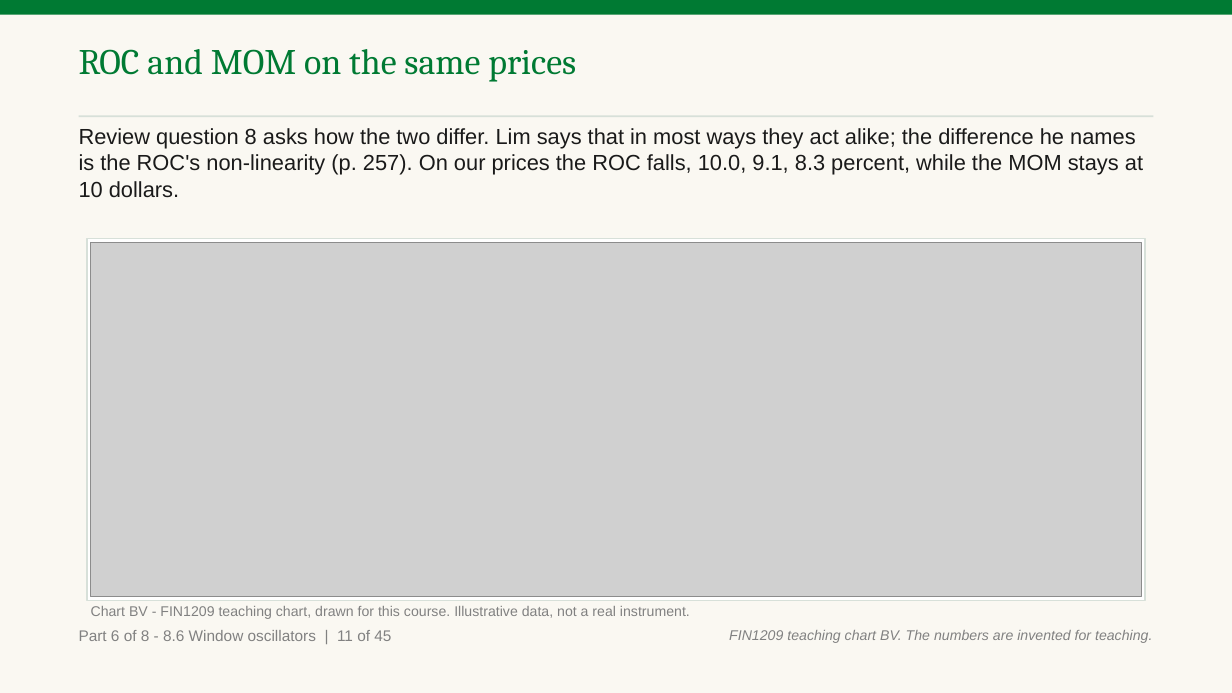
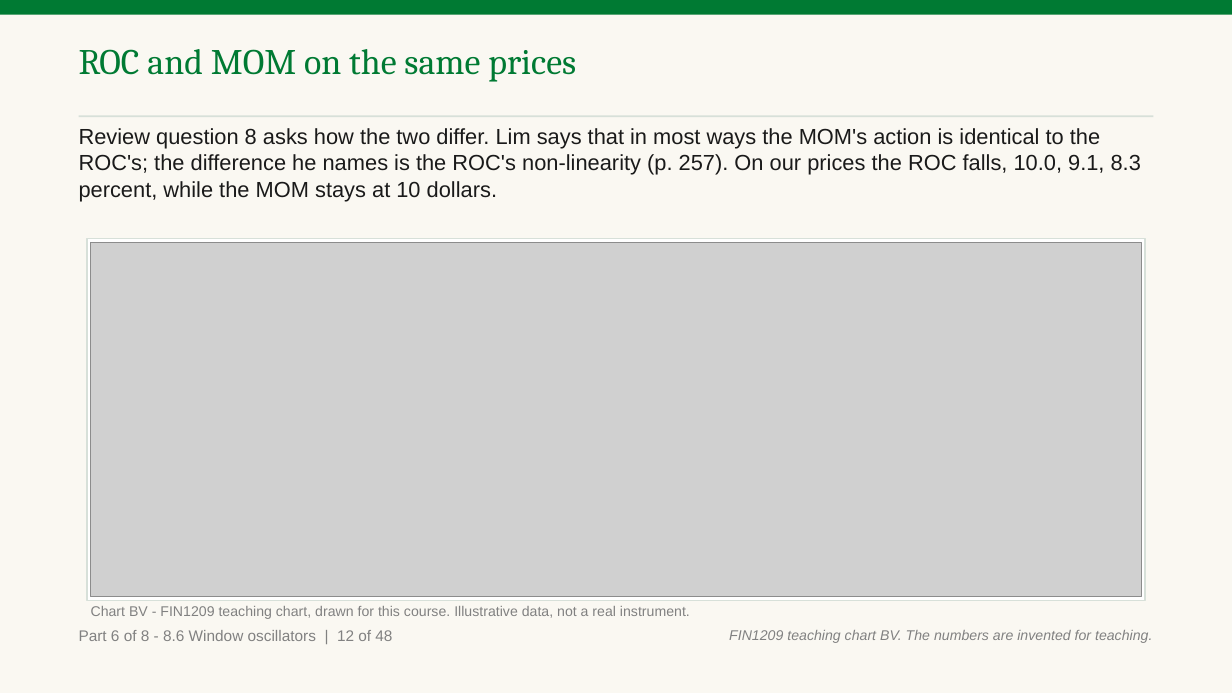
Before and after one commit to benjiesotelo-sudo/Telos_FIN1209, a slide deck: slide 197 of chapter-08/FIN1209-Chapter-08.pptx (slide 195 before the commit). Drawn at 1232x693 pixels with LibreOffice and Linux fonts; fonts in the diff are those of the drawing; grey boxes stand for pictures. Boxes give left, top, right and bottom in pixels: in the first picture for what was removed or moved away, otherwise in the second. Text is boxed around its words. In the diff, an @@ line names an element or a change of style, - is before the commit and + after.

```diff
--- a/chapter-08/FIN1209-Chapter-08.pptx
+++ b/chapter-08/FIN1209-Chapter-08.pptx
@@ text at bbox=[79, 128, 1141, 201]: text changed @@
-Review question 8 asks how the two differ. Lim says that in most ways they act alike; the difference he names is the ROC's non-linearity (p. 257). On our prices the ROC falls, 10.0, 9.1, 8.3 percent, while the MOM stays at 10 dollars.
+Review question 8 asks how the two differ. Lim says that in most ways the MOM's action is identical to the ROC's; the difference he names is the ROC's non-linearity (p. 257). On our prices the ROC falls, 10.0, 9.1, 8.3 percent, while the MOM stays at 10 dollars.
@@ text at bbox=[79, 630, 392, 641]: text changed @@
-Part 6 of 8 - 8.6 Window oscillators | 11 of 45
+Part 6 of 8 - 8.6 Window oscillators | 12 of 48
```
Also in this commit, not shown: 63 other slides changed, 4 slides added, 7 other files.
